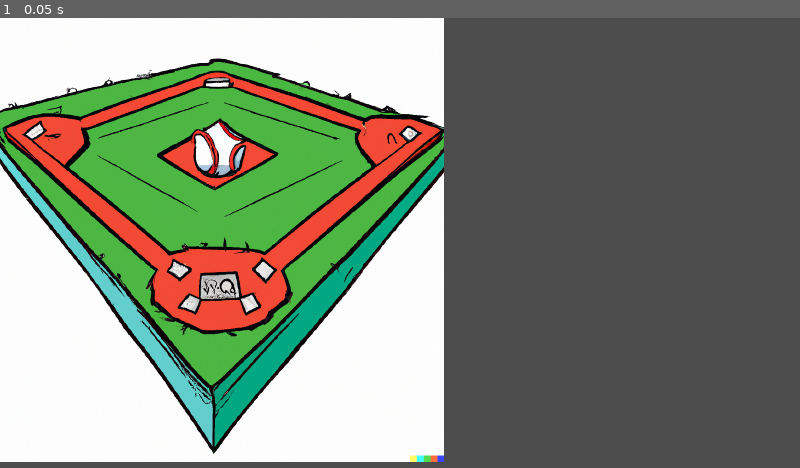
Above: before the commit, frame 1.
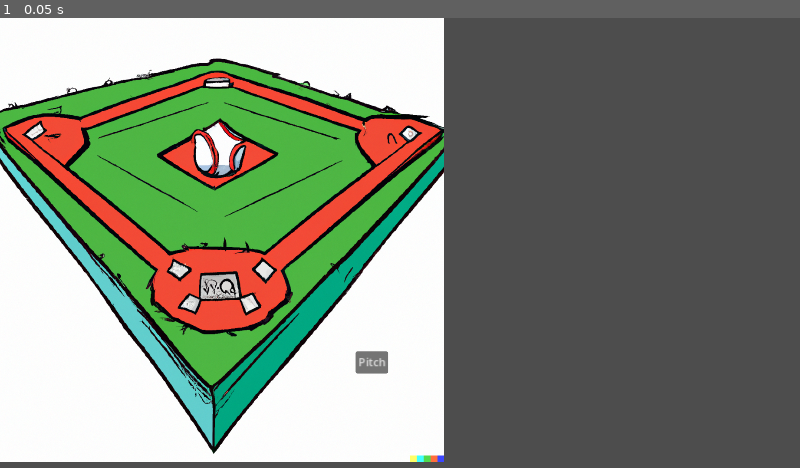
Above: after the commit, the same moment.

Repository: Zami77/MonsterModeBaseball
Game: Godot game, scene res://src/managers/match_manager/MatchManager.tscn
Two runs of this game, one before a commit and one after it. Both use one fixed random seed, a clock stepped at 60 frames per second and the inputs below. This scene is started directly instead of the project's main scene. Sound files missing from this copy of the repository are replaced by a short silence.
Inputs:
- Up to frame 1 (0.05 s): no input

The runs differ from the first frame. In frame 1, 0.2% of the frame differs, in the area x 44-49%, y 74-80%.

Commit message:
inning, monster team, and monster character factory impl

Diff:
--- a/src/common/ScenePaths.gd
+++ b/src/common/ScenePaths.gd
@@ -4,3 +4,5 @@
 static var main_menu = "res://src/ui/main_menu/MainMenu.tscn"
 static var credits_screen = "res://src/ui/credits_screen/CreditsScreen.tscn"
 static var settings_menu = "res://src/ui/settings_menu/SettingsMenu.tscn"
+
+static var slaks_slugger_packed_scene = preload("res://src/monster_cards/goblins/slaks_slugger/SlaksSlugger.tscn")
--- /dev/null
+++ b/src/managers/match_manager/DefaultInning.tres
@@ -0,0 +1,6 @@
+[gd_resource type="Resource" script_class="Inning" load_steps=2 format=3 uid="uid://ckeet5k3l2dlc"]
+
+[ext_resource type="Script" path="res://src/managers/match_manager/Inning.gd" id="1_l86rs"]
+
+[resource]
+script = ExtResource("1_l86rs")
--- /dev/null
+++ b/src/managers/match_manager/Inning.gd
@@ -0,0 +1,6 @@
+class_name Inning
+extends Resource
+
+var current_inning: int = 0
+var current_frame := MatchManager.InningFrame.TOP
+var current_outs: int = 0
--- a/src/managers/match_manager/MatchManager.gd
+++ b/src/managers/match_manager/MatchManager.gd
@@ -3,14 +3,47 @@
 
 @export var total_innings = 3
 @export var outs_per_inning = 3
+@export var inning: Inning
 
 @onready var bases_manager: BasesManager = $BasesManager
+@onready var pitch_swing_button: DefaultButton = $PitchSwingButton
 
-var current_inning: Dictionary = {
-	'inning': 1,
-	'inning_frame': InningFrame.TOP
-}
-var home_team
-var away_team
+# home team bats in the bottom of the inning
+var home_team: MonsterTeam
+var away_team: MonsterTeam
+var match_state: MatchState = MatchState.MID_MATCH
 
 enum InningFrame { TOP, BOTTOM }
+enum MatchState { MID_MATCH, MID_PITCH_SWING, END_MATCH}
+
+func _ready() -> void:
+	pitch_swing_button.pressed.connect(_on_pitch_swing_button_pressed)
+
+func setup(_home_team: MonsterTeam, _away_team: MonsterTeam) -> void:
+	home_team = _home_team
+	away_team = _away_team
+
+func _execute_swing() -> void:
+	match_state = MatchState.MID_PITCH_SWING
+
+func _end_match() -> void:
+	match_state = MatchState.END_MATCH
+	print("Home Team Score: %d" % [home_team.score])
+	print("Away Team Score: %d" % [away_team.score])
+
+func _next_frame() -> void:
+	if inning.current_frame == InningFrame.TOP:
+		inning.current_frame = InningFrame.BOTTOM
+	elif inning.current_frame == InningFrame.BOTTOM:
+		inning.current_frame = InningFrame.TOP
+		inning.current_inning += 1
+
+	inning.current_outs = 0
+
+	if inning.current_inning > total_innings:
+		_end_match()
+
+func _on_pitch_swing_button_pressed() -> void:
+	if match_state == MatchState.END_MATCH or match_state == MatchState.MID_PITCH_SWING:
+		return
+	_execute_swing()
--- a/src/managers/match_manager/MatchManager.tscn
+++ b/src/managers/match_manager/MatchManager.tscn
@@ -1,9 +1,24 @@
-[gd_scene load_steps=3 format=3 uid="uid://gggencdkde3x"]
+[gd_scene load_steps=6 format=3 uid="uid://gggencdkde3x"]
 
 [ext_resource type="Script" path="res://src/managers/match_manager/MatchManager.gd" id="1_ccsw8"]
 [ext_resource type="PackedScene" uid="uid://ckxdks178b2gg" path="res://src/managers/match_manager/bases_manager/BasesManager.tscn" id="2_x2ck3"]
+[ext_resource type="Resource" uid="uid://ckeet5k3l2dlc" path="res://src/managers/match_manager/DefaultInning.tres" id="2_ywgey"]
+[ext_resource type="Theme" uid="uid://gns8b3cfwrab" path="res://src/ui/themes/default_theme.tres" id="4_buni1"]
+[ext_resource type="Script" path="res://src/ui/default_button/DefaultButton.gd" id="5_t27ud"]
 
 [node name="MatchManager" type="Node2D"]
 script = ExtResource("1_ccsw8")
+total_innings = null
+outs_per_inning = null
+inning = ExtResource("2_ywgey")
 
 [node name="BasesManager" parent="." instance=ExtResource("2_x2ck3")]
+
+[node name="PitchSwingButton" type="Button" parent="."]
+offset_left = 512.0
+offset_top = 480.0
+offset_right = 559.0
+offset_bottom = 511.0
+theme = ExtResource("4_buni1")
+text = "Pitch"
+script = ExtResource("5_t27ud")
--- /dev/null
+++ b/src/monster_cards/MonsterCharacterFactory.gd
@@ -0,0 +1,9 @@
+class_name MonsterCharacterFactory
+extends Node
+
+static func get_monster_character(card_name: MonsterCard.CardName) -> MonsterCharacter:
+	match card_name:
+		MonsterCard.CardName.SlaksSlugger:
+			return ScenePaths.slaks_slugger_packed_scene.instantiate()
+		_:
+			return ScenePaths.slaks_slugger_packed_scene.instantiate()
--- a/src/teams/MonsterTeam.gd
+++ b/src/teams/MonsterTeam.gd
@@ -2,3 +2,22 @@
 extends Resource
 
 @export var monster_characters: Array[MonsterCard.CardName]
+var score: int = 0
+var current_at_bat = 0
+var current_pitcher = 0
+
+func get_next_at_bat() -> MonsterCard.CardName:
+	var monster_card_name = monster_characters[current_at_bat]
+	current_at_bat += 1
+
+	if current_at_bat >= len(monster_characters):
+		current_at_bat = 0
+	return monster_card_name
+
+func get_next_pitcher() -> MonsterCard.CardName:
+	var monster_card_name = monster_characters[current_pitcher]
+	current_pitcher += 1
+
+	if current_pitcher >= len(monster_characters):
+		current_pitcher = 0
+	return monster_card_name
--- a/src/teams/goblin_team/GoblinTeam.tres
+++ b/src/teams/goblin_team/GoblinTeam.tres
@@ -4,4 +4,4 @@
 
 [resource]
 script = ExtResource("1_tas00")
-monster_characters = Array[int]([0])
+monster_characters = Array[int]([0, 0, 0, 0])
